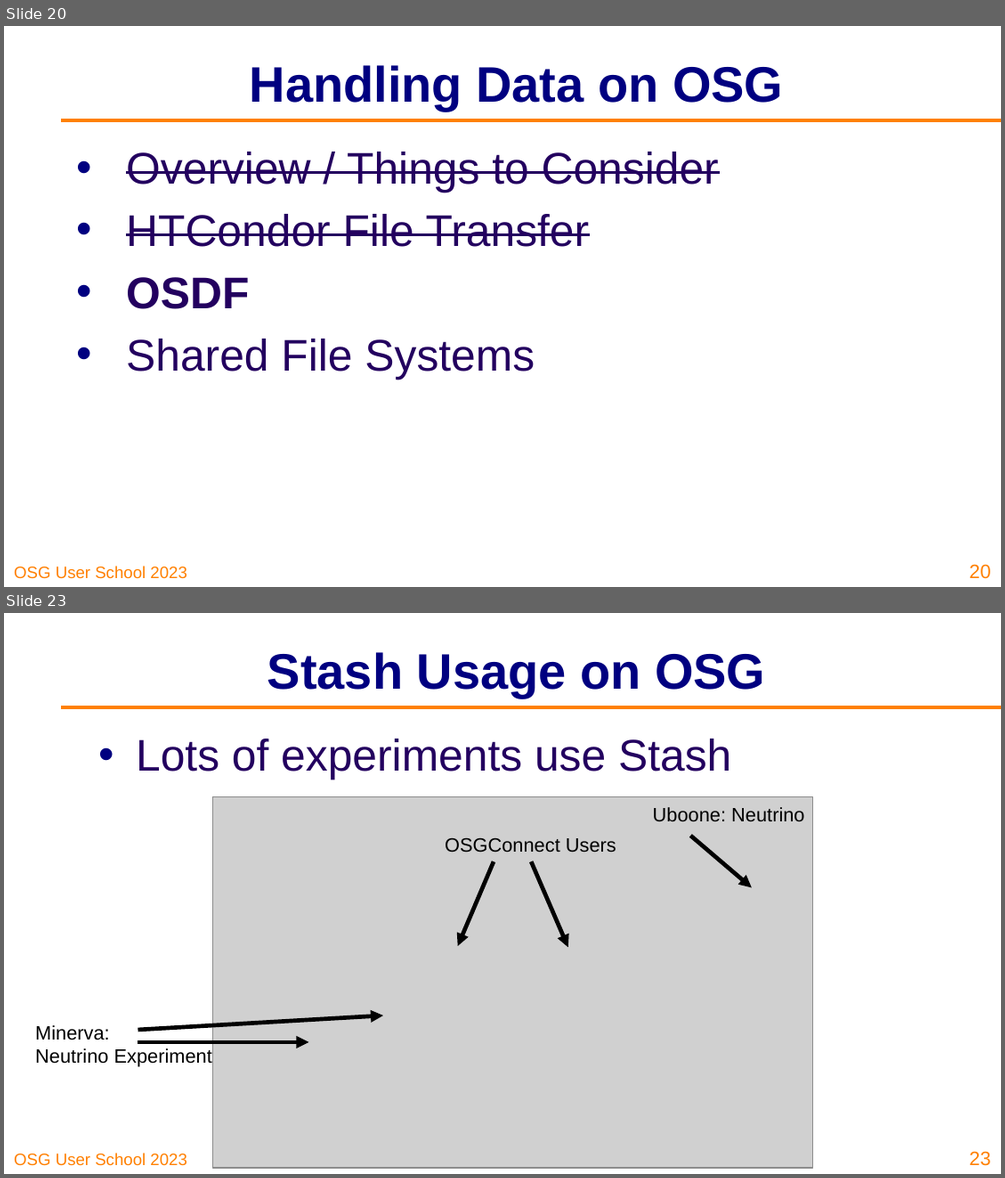
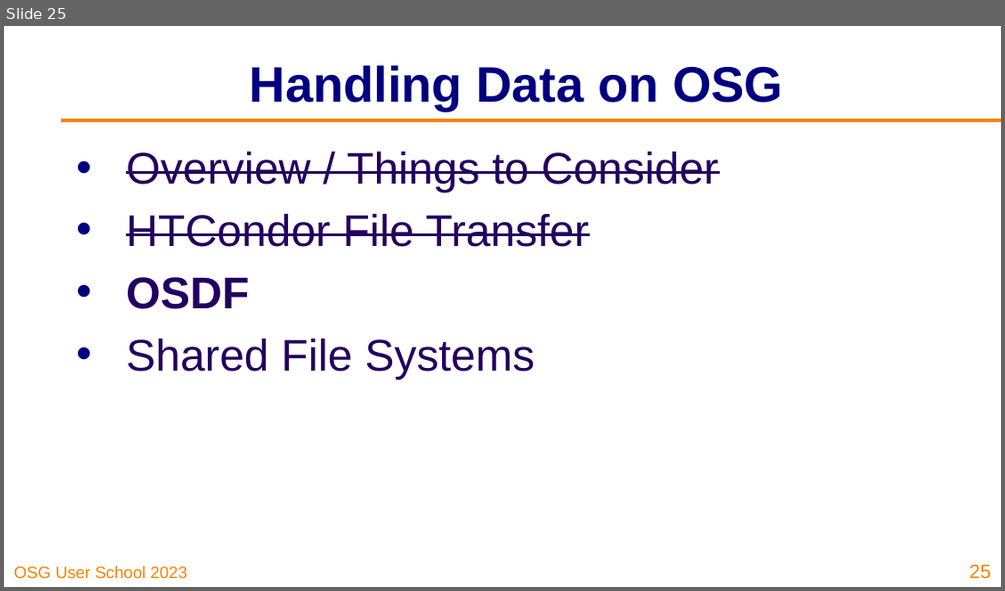
Before and after one commit to osg-htc/user-school-2023, a slide deck: docs/materials/data/files/osgus23-data.pptx. Shown one above the other, each under a label of ours: slides 20 and 23 before the commit, slide 25 after it; the slides between them are not shown. The pictures are 1005x1178 and 1005x591 pixels, drawn with LibreOffice and Linux fonts; fonts in the diff are those of the drawing; grey boxes stand for pictures; background and template pictures are left out. Boxes give left, top, right and bottom in pixels: in the first picture for what was removed or moved away, otherwise in the second. Text is boxed around its words. In the diff, an @@ line names an element or a change of style, - is before the commit and + after.

```diff
--- a/docs/materials/data/files/osgus23-data.pptx
+++ b/docs/materials/data/files/osgus23-data.pptx
@@ slide 23 removed at (x1=4, y1=613, x2=1001, y2=1174), background #FFFFFF; not listed: 2 template elements that a slide beside it also shows @@
@@ title removed at (x1=267, y1=652, x2=765, y2=698) @@
-Stash Usage on OSG
@@ text removed at (x1=136, y1=738, x2=731, y2=780) @@
-• Lots of experiments use Stash
@@ picture removed at (x1=212, y1=797, x2=812, y2=1168) @@
@@ text removed at (x1=653, y1=807, x2=804, y2=822) @@
-Uboone: Neutrino
@@ text removed at (x1=445, y1=838, x2=616, y2=852) @@
-OSGConnect Users
@@ arrow removed from (691, 835) to (752, 887) @@
@@ arrow removed from (494, 861) to (458, 946) @@
@@ arrow removed from (531, 861) to (568, 947) @@
@@ text removed at (x1=35, y1=1025, x2=212, y2=1067) @@
-Minerva:
-Neutrino Experiment
@@ arrow removed from (138, 1030) to (383, 1015) @@
@@ arrow removed from (138, 1042) to (309, 1042) @@
@@ page number removed at (x1=969, y1=1151, x2=990, y2=1166) @@
-23
@@ what was slide 20 is now slide 25 @@
@@ page number at (x1=969, y1=564, x2=990, y2=579): text changed @@
-20
+25
```
Also in this commit, not shown: 16 slides changed, 15 slides added, 10 other slides removed, 1 other file.
